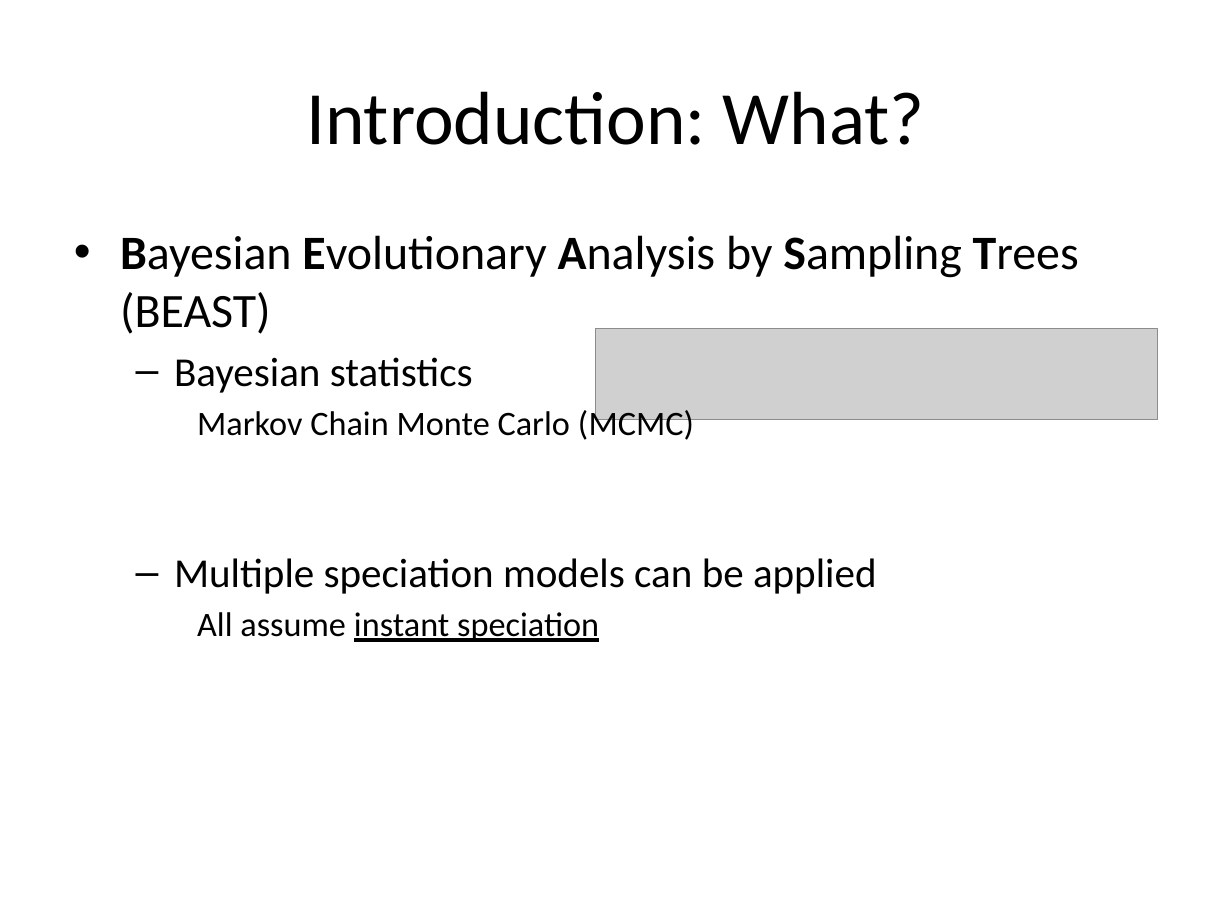
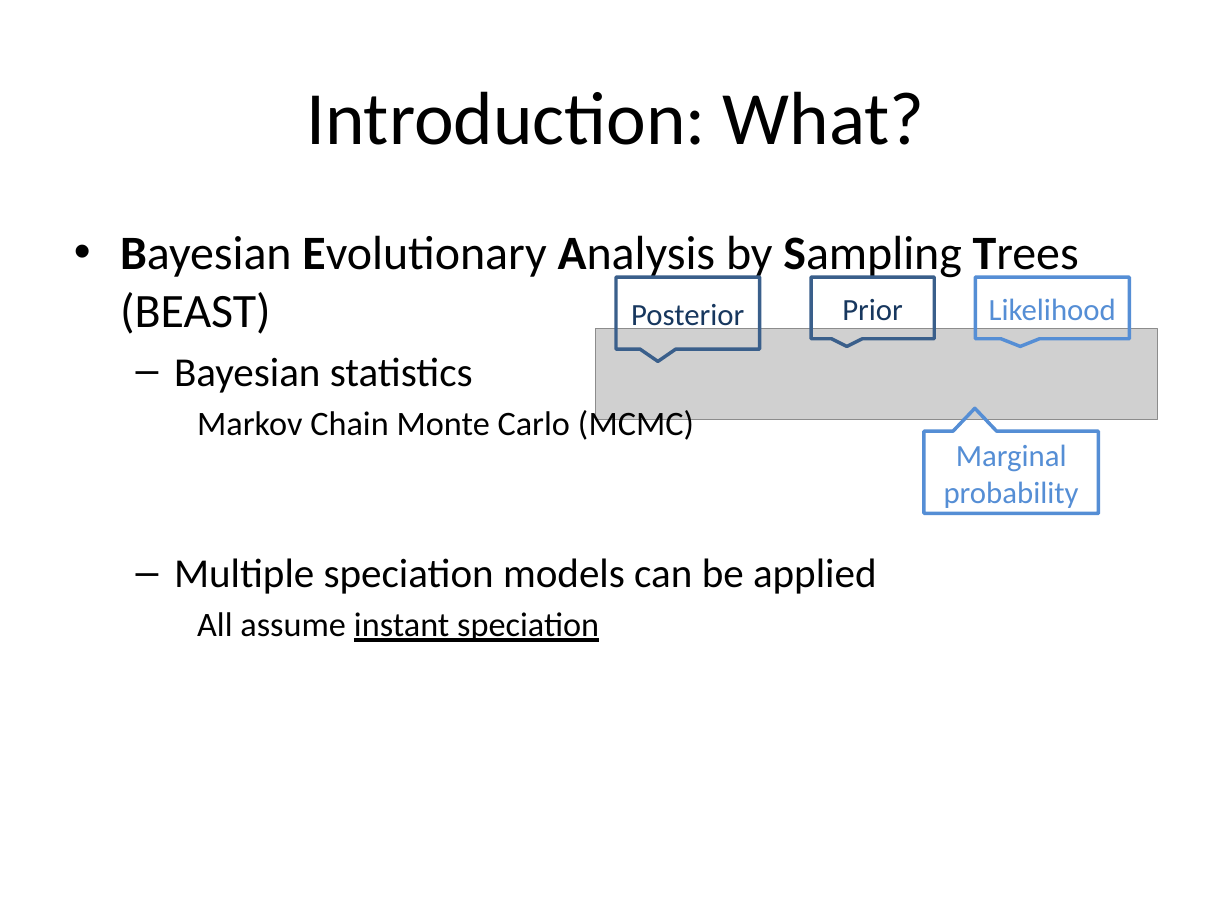
Before and after one commit to richelbilderbeek/Cer2016, a slide deck: slide 4 of doc/Cer2016_Femke Thon & Jolien Gay_V2.1.pptx. Drawn at 1232x924 pixels with LibreOffice and Linux fonts; fonts in the diff are those of the drawing; grey boxes stand for pictures. Boxes give left, top, right and bottom in pixels: in the first picture for what was removed or moved away, otherwise in the second. Text is boxed around its words. In the diff, an @@ line names an element or a change of style, - is before the commit and + after.

Commit message:
last small change

```diff
--- a/doc/Cer2016_Femke Thon & Jolien Gay_V2.1.pptx
+++ b/doc/Cer2016_Femke Thon & Jolien Gay_V2.1.pptx
@@ speech box added at bbox=[616, 277, 760, 349], outline #3A5F8C 2 pt, 18 pt, text #17375E @@
+Posterior
@@ speech box added at bbox=[811, 277, 934, 339], outline #3A5F8C 2 pt, 18 pt, text #17375E @@
+Prior
@@ speech box added at bbox=[976, 277, 1130, 339], outline #558ED5 2 pt, 18 pt, text #558ED5 @@
+Likelihood
@@ speech box added at bbox=[924, 431, 1099, 514], outline #558ED5 2 pt, 18 pt, text #558ED5 @@
+Marginal probability
```
